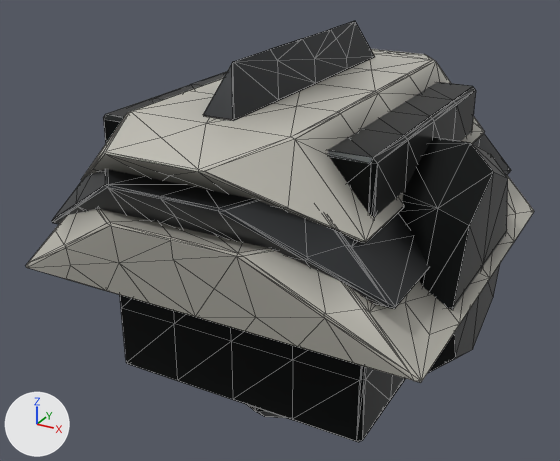
The glTF model assets/export/models/bastion.shoulder.glb, before and after one commit.
The view is the same before and after, from a 50 mm lens placed at (1.77, -3.45, 1.67), pointed at (-0.09, -0.06, -0.02). Lighting does not change. The marker at lower left points along +X, +Y and +Z. The picture after the commit comes second. Mesh edges are drawn as thin lines.
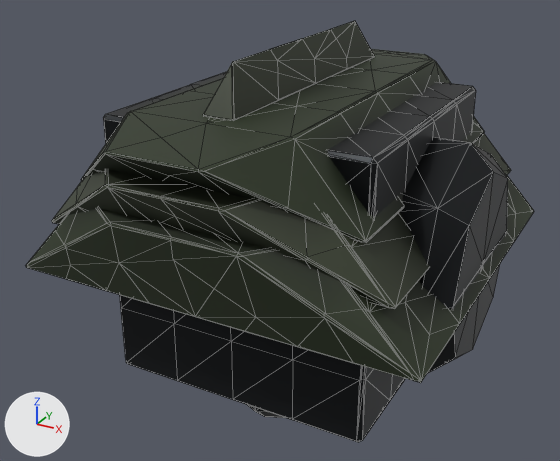
The newer file is also rescaled (x4.5) as a whole; pictures and numbers use the older file's frame.

Location of each change, (x1, y1, x2, y2) in pixels of the pictures (560 x 461 px):
'Mesh_0', surface changed: (26, 47, 534, 429) in both

What changed in the scene script:
```text
Change mat_armor:
    where n2 = _N.new('ShaderNodeMix'); n2.name = 'Mix'
    n2.inputs[7].default_value: (0.57, 0.554, 0.492, 1.0) -> (0.0245, 0.0363, 0.0153, 1.0)  # 'B', light grey #c7c4ba -> 'B', dark green #2b3621
```
